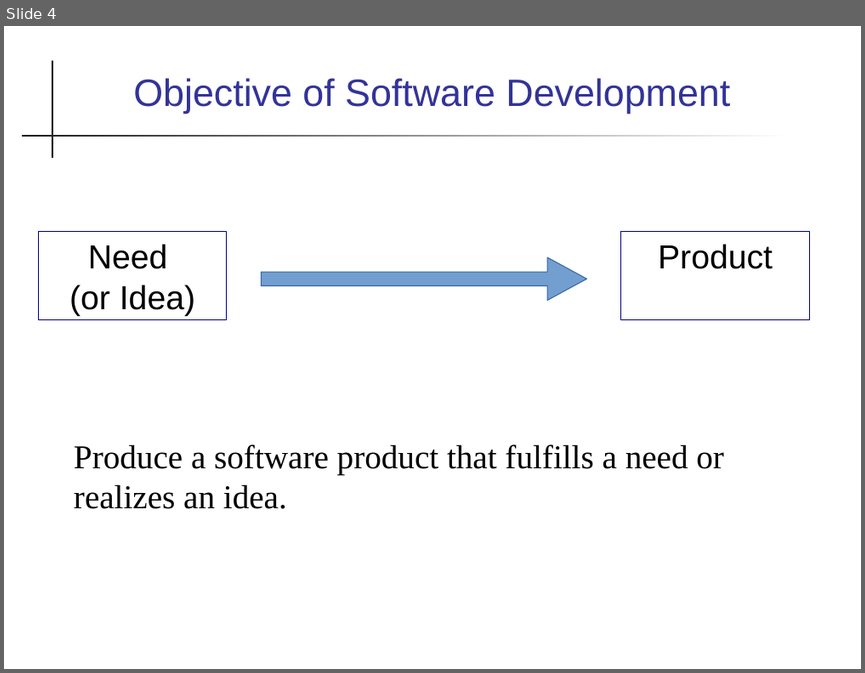
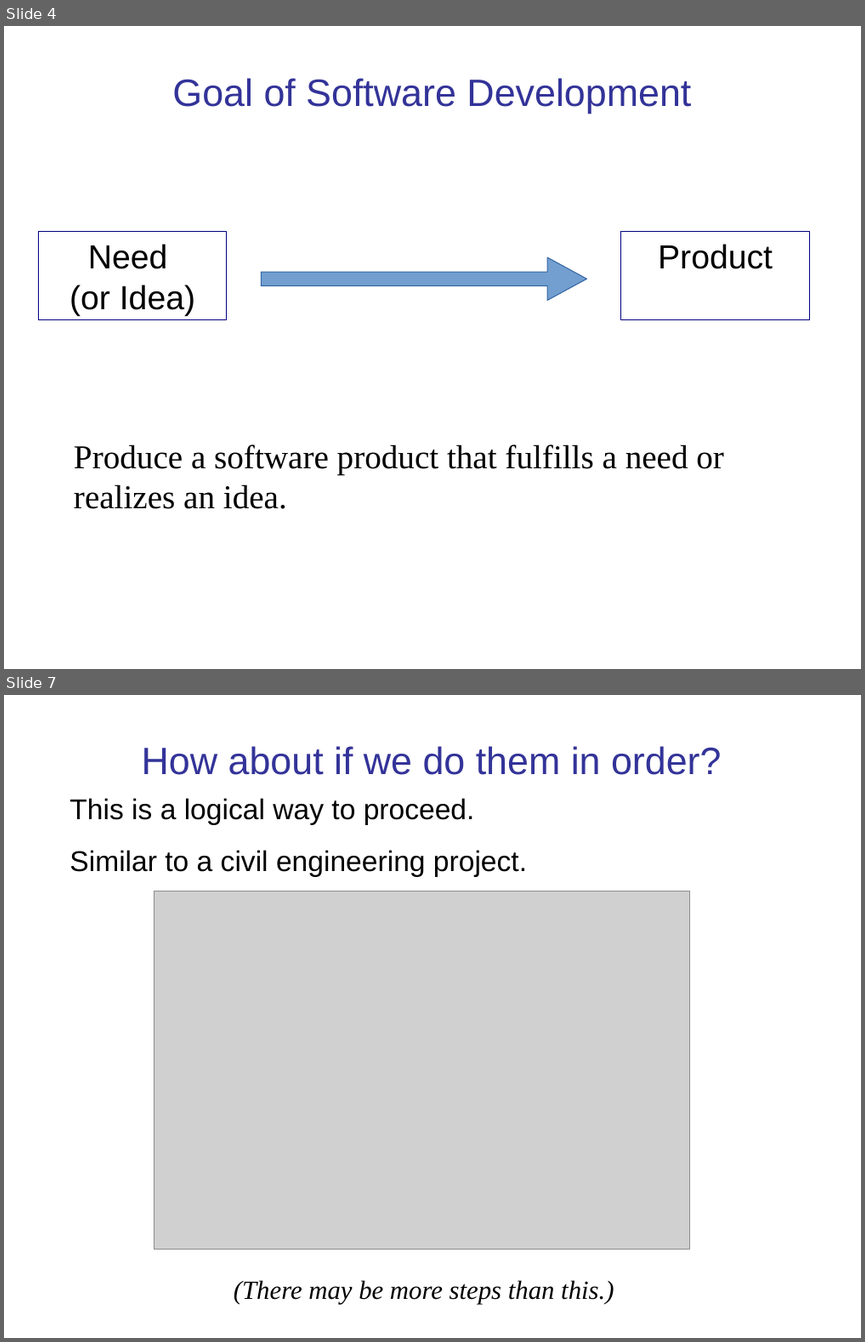
Before and after one commit to cpske/ISP, a slide deck: intro/Introduction-software-process.ppt. Shown one above the other, each under a label of ours: slide 4 before the commit, slides 4 and 7 after it; the slides between them are not shown. The pictures are 865x673 and 865x1342 pixels, drawn with LibreOffice and Linux fonts; fonts in the diff are those of the drawing; grey boxes stand for pictures. Boxes give left, top, right and bottom in pixels: in the first picture for what was removed or moved away, otherwise in the second. Text is boxed around its words. In the diff, an @@ line names an element or a change of style, - is before the commit and + after.

```diff
--- a/intro/Introduction-software-process.ppt
+++ b/intro/Introduction-software-process.ppt
@@ slide 7 added at (4,695,861,1338), background #FFFFFF @@
@@ title added at (142,746,721,775), 32 pt, text #333399 @@
+How about if we do them in order?
@@ text added at (69,798,527,877), 24 pt, text #000000 @@
+This is a logical way to proceed.
+Similar to a civil engineering project.
@@ picture added at (154,891,689,1249) @@
@@ text added at (234,1280,613,1304), 22 pt, text #000000, italic @@
+(There may be more steps than this.)
@@ slide 4 changed as well @@
@@ rectangle removed at (52,60,53,158) @@
@@ title at (172,78,691,114): text changed @@
-Objective of Software Development
+Goal of Software Development
@@ rectangle removed at (22,135,791,136) @@
```
Also in this commit, not shown: 32 other slides changed, 5 other slides added, 4 slides removed, 3 other files.
